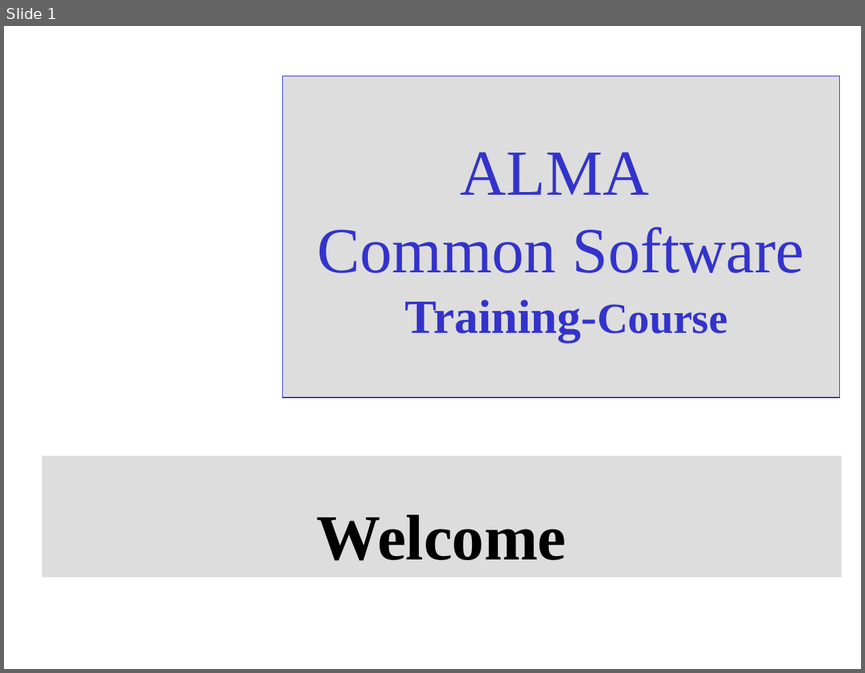
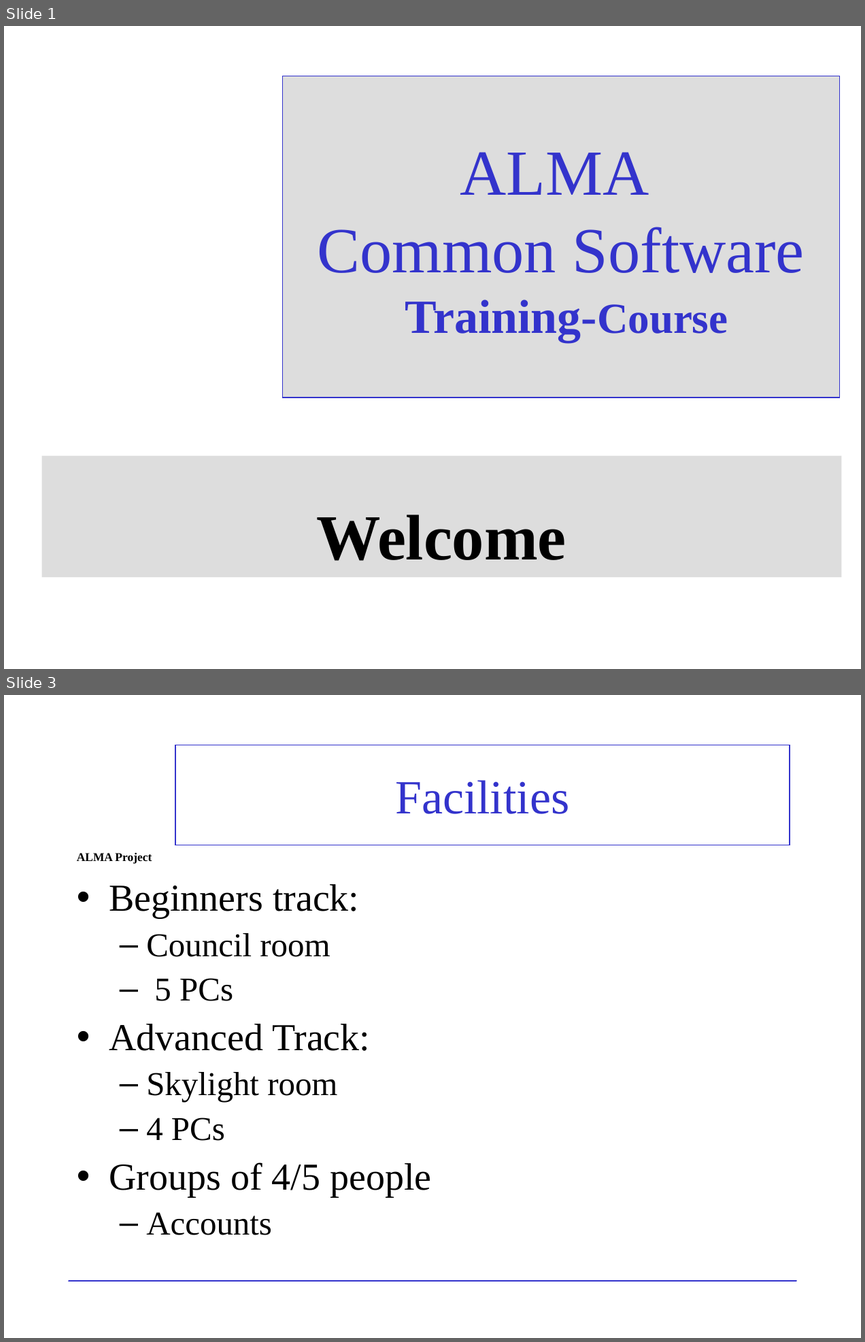
Before and after one commit to ACS-Community/ACS, a slide deck: Documents/ACS-Course/ACSCourse-Wellcome.ppt. Shown one above the other, each under a label of ours: slide 1 before the commit, slides 1 and 3 after it; the slides between them are not shown. The pictures are 865x673 and 865x1342 pixels, drawn with LibreOffice and Linux fonts; fonts in the diff are those of the drawing; background and template pictures are left out. Boxes give left, top, right and bottom in pixels: in the first picture for what was removed or moved away, otherwise in the second. Text is boxed around its words. In the diff, an @@ line names an element or a change of style, - is before the commit and + after.

```diff
--- a/Documents/ACS-Course/ACSCourse-Wellcome.ppt
+++ b/Documents/ACS-Course/ACSCourse-Wellcome.ppt
@@ slide 3 added at bbox=[4, 695, 861, 1338], background picture (left out) @@
@@ title added at bbox=[175, 745, 789, 845], outline #3333CC 0.99 pt, 40 pt, text #3333CC @@
+Facilities
@@ text added at bbox=[77, 853, 152, 864], 10 pt, text #000000, bold @@
+ALMA Project
@@ text added at bbox=[109, 884, 431, 1235], 32 pt, text #000000 @@
+• Beginners track:
+  – Council room
+  – 5 PCs
+• Advanced Track:
+  – Skylight room
+  – 4 PCs
+• Groups of 4/5 people
+  – Accounts
@@ line added from (68, 1280) to (797, 1280), #3333CC 0.99 pt @@
@@ page number added at bbox=[618, 1280, 797, 1323], 14 pt, text #FFFFFF @@
+3
```
Also in this commit, not shown: 1 slide changed, 3 slides removed.
